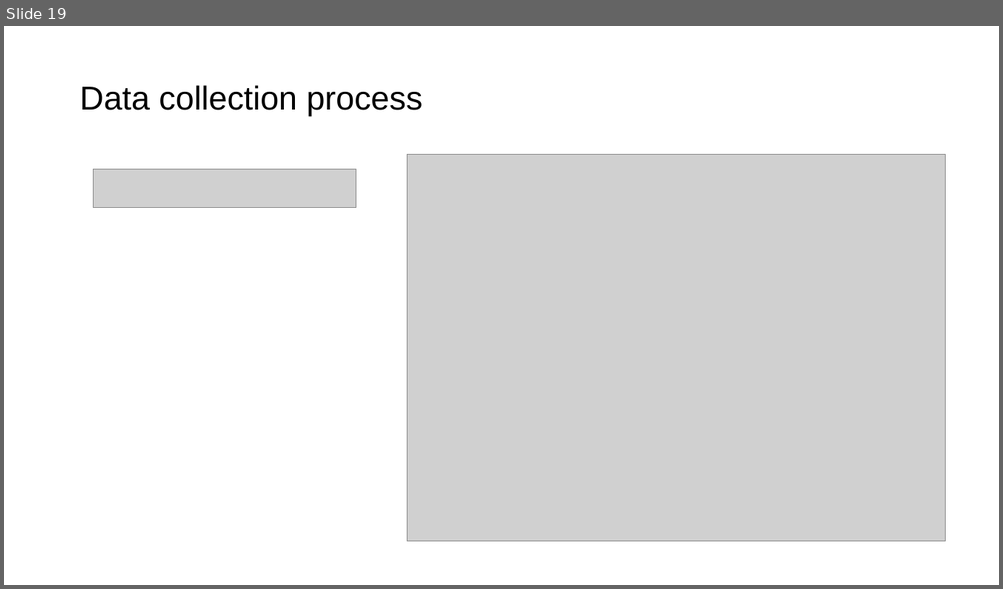
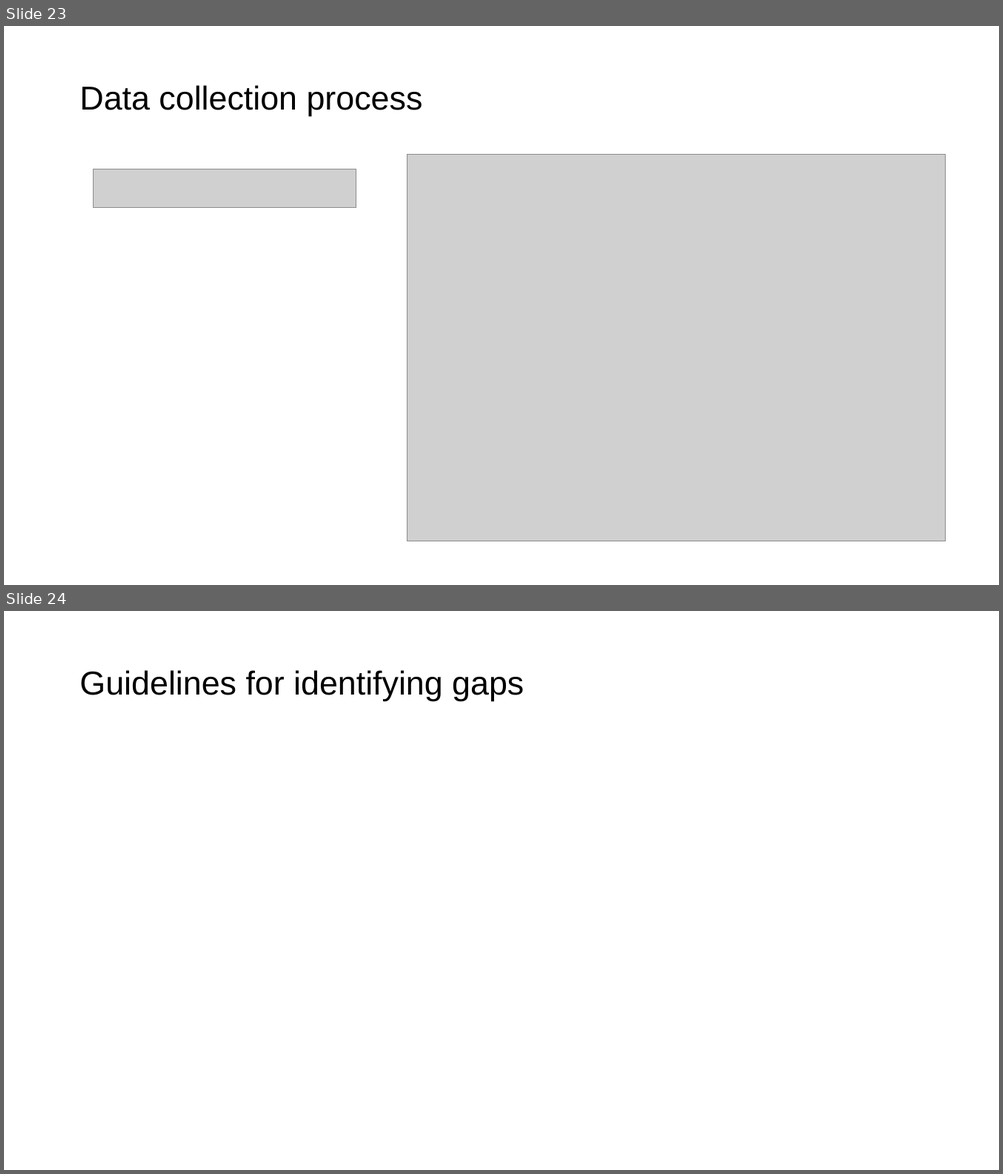
Before and after one commit to iberius96/Msc_Thesis, a slide deck: Backups/Presentation_Samuele_Ceol.pptx. Shown one above the other, each under a label of ours: slide 19 before the commit, slides 23 and 24 after it. The pictures are 1003x589 and 1003x1174 pixels, drawn with LibreOffice and Linux fonts; fonts in the diff are those of the drawing; grey boxes stand for pictures. Boxes give left, top, right and bottom in pixels: in the first picture for what was removed or moved away, otherwise in the second. Text is boxed around its words. In the diff, an @@ line names an element or a change of style, - is before the commit and + after.

```diff
--- a/Backups/Presentation_Samuele_Ceol.pptx
+++ b/Backups/Presentation_Samuele_Ceol.pptx
@@ slide 24 added at bbox=[4, 611, 999, 1170], background #FFFFFF @@
@@ title added at bbox=[79, 670, 523, 701], 32 pt, text #000000 @@
+Guidelines for identifying gaps
@@ what was slide 19 is now slide 23 @@
```
Also in this commit, not shown: 8 slides changed, 7 other slides added, 2 slides removed, 1 other file.
